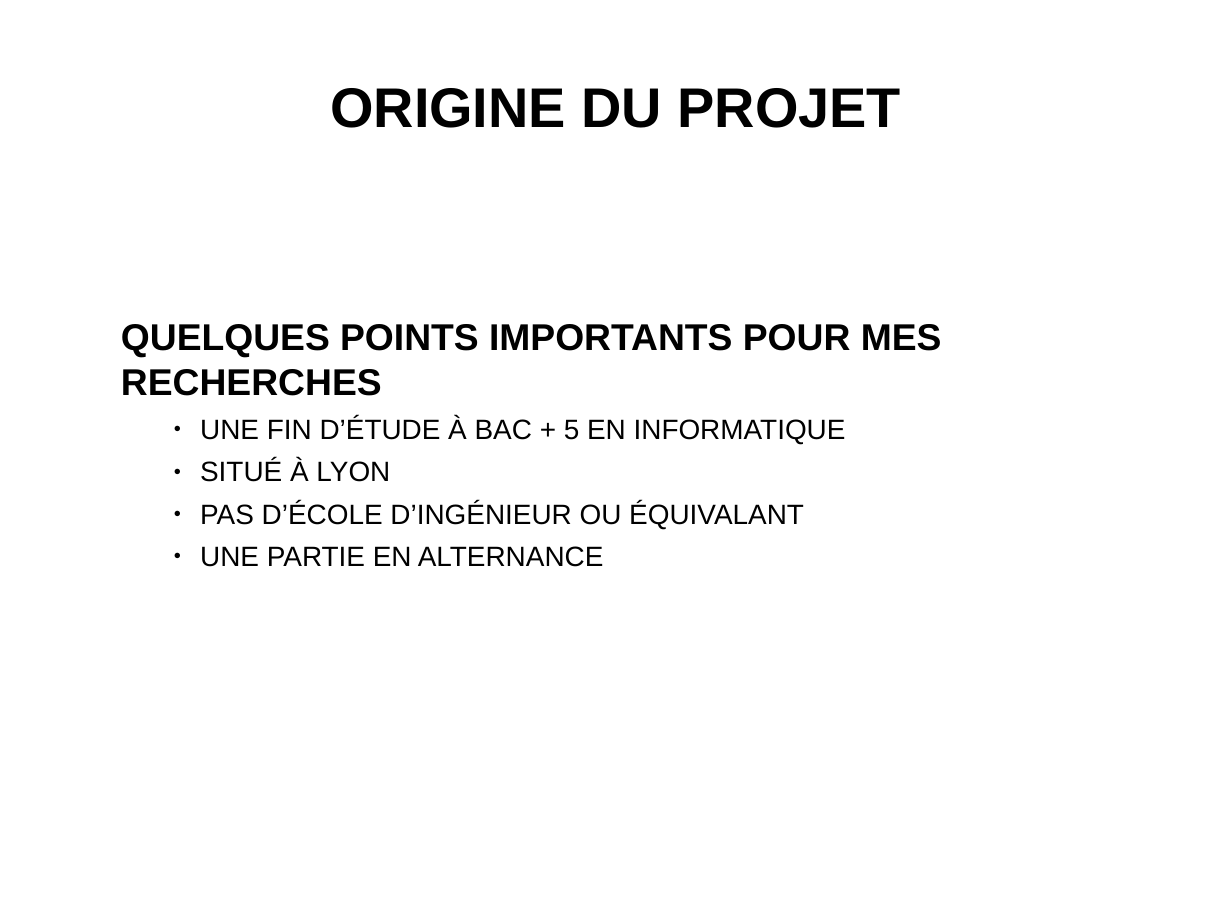
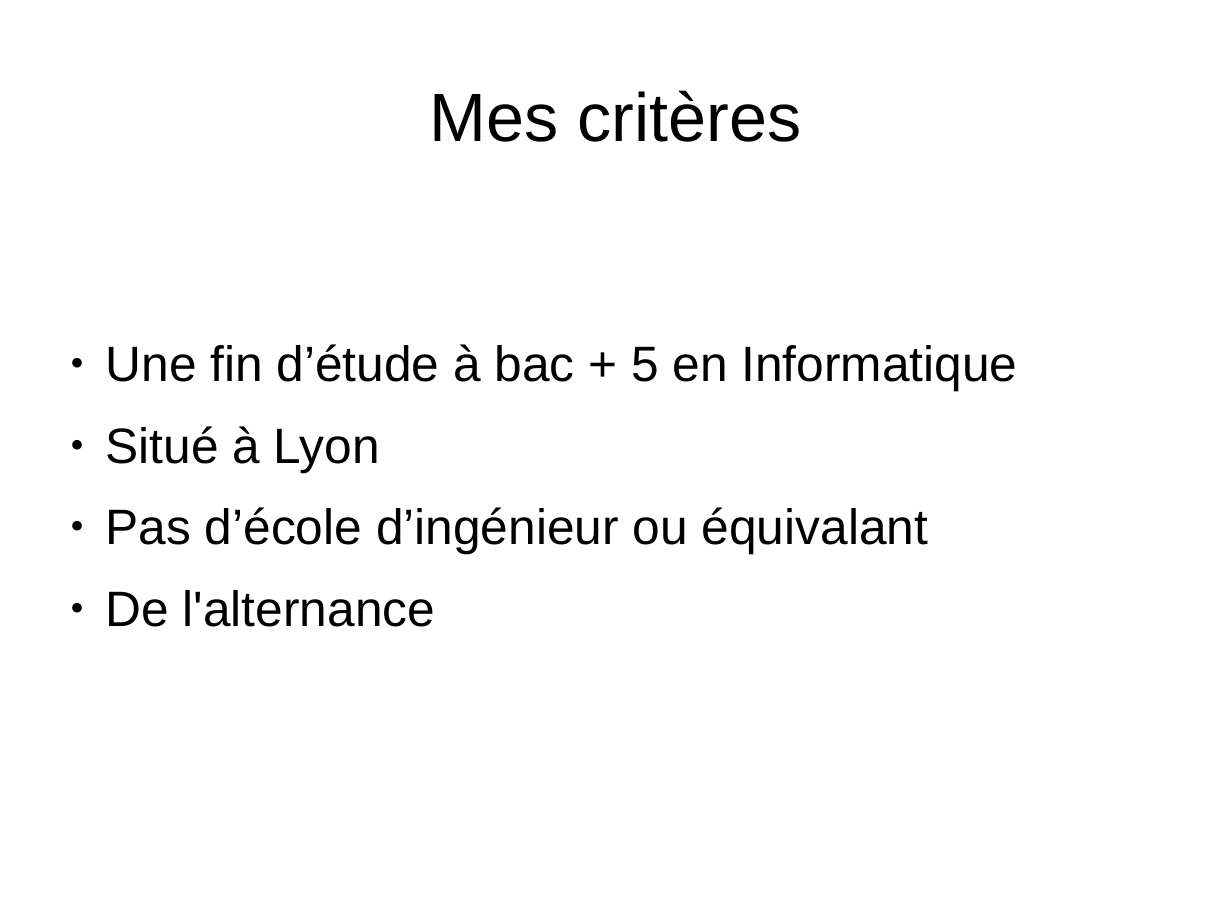
Before and after one commit to hana69200/Cours, a slide deck: slide 4 of S3/Com - PPP/PPP.odp. Drawn at 1232x924 pixels with LibreOffice and Linux fonts; fonts in the diff are those of the drawing. Boxes give left, top, right and bottom in pixels: in the first picture for what was removed or moved away, otherwise in the second. Text is boxed around its words. In the diff, an @@ line names an element or a change of style, - is before the commit and + after.

```diff
--- a/S3/Com - PPP/PPP.odp
+++ b/S3/Com - PPP/PPP.odp
@@ text removed at (330, 88, 901, 128) @@
-ORIGINE DU PROJET
@@ title added at (430, 90, 802, 142), 44 pt, text #000000 @@
+Mes critères
@@ text "Une fin d’étude à bac ..." at (106, 344, 1018, 627): vertical alignment top to middle @@
@@ text at (106, 344, 1018, 627): text changed; size 18 to 32 pt @@
-QUELQUES POINTS IMPORTANTS POUR MES RECHERCHES
-    ● UNE FIN D’ÉTUDE À BAC + 5 EN INFORMATIQUE
-    ● SITUÉ À LYON
-    ● PAS D’ÉCOLE D’INGÉNIEUR OU ÉQUIVALANT
-    ● UNE PARTIE EN ALTERNANCE
+    ● Une fin d’étude à bac + 5 en Informatique
+    ● Situé à Lyon
+    ● Pas d’école d’ingénieur ou équivalant
+    ● De l'alternance
```
Also in this commit, not shown: 2 other slides changed, 3 slides added, 3 other files.
